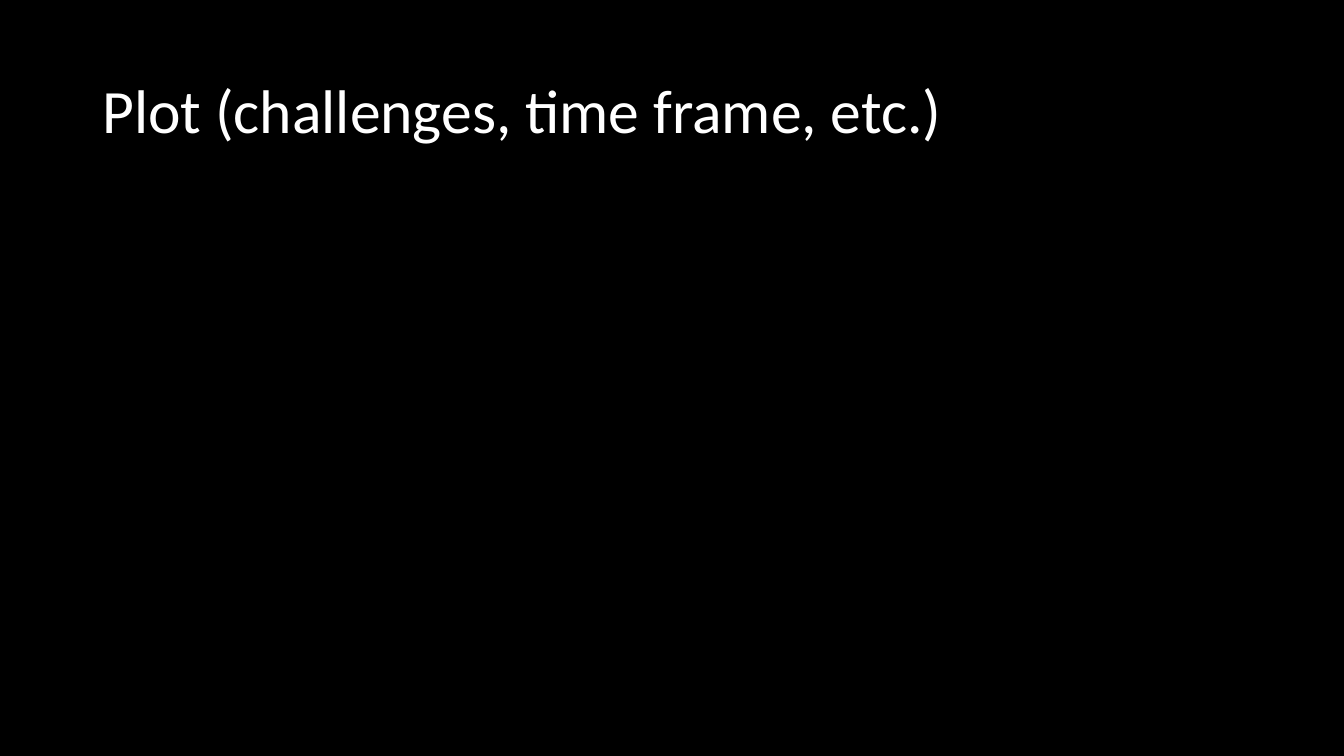
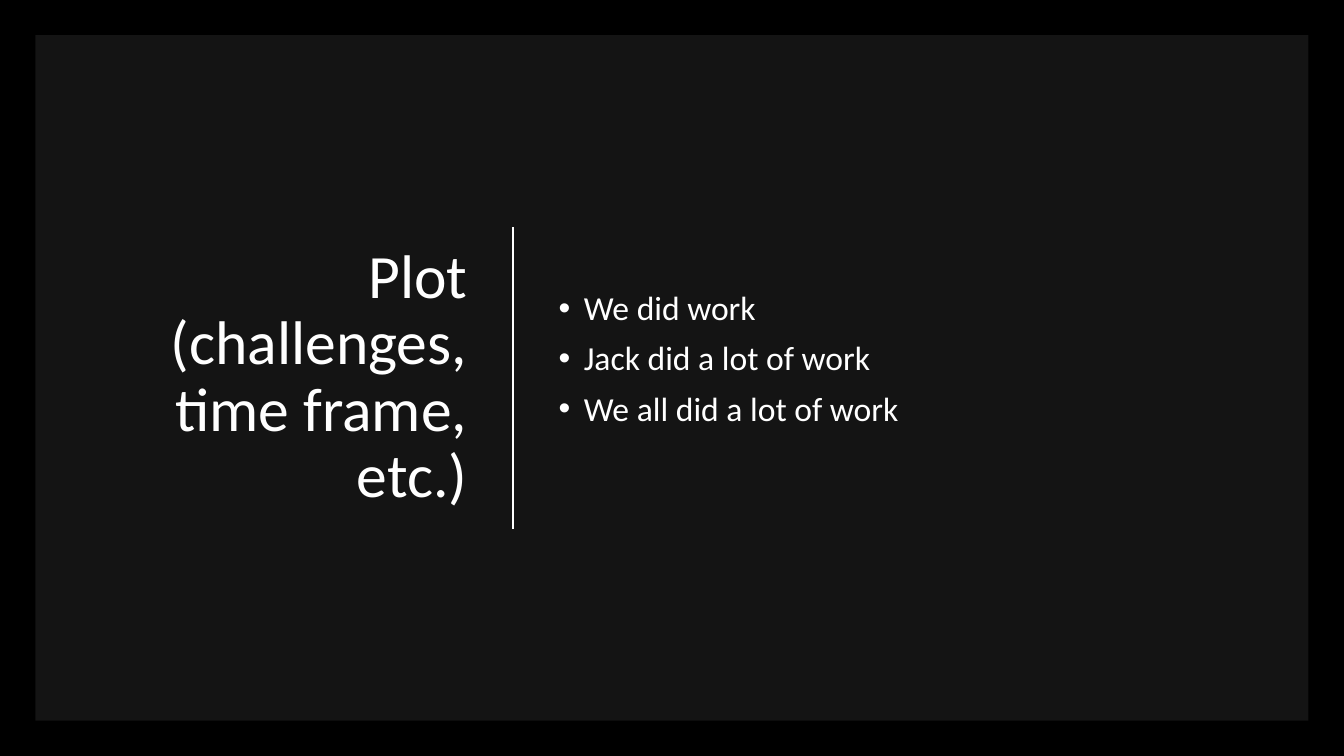
Before and after one commit to TTTriplicate/DnDCharGenerator, a slide deck: slide 4 of DnDPresentation.pptx. Drawn at 1344x756 pixels with LibreOffice and Linux fonts; fonts in the diff are those of the drawing. Boxes give left, top, right and bottom in pixels: in the first picture for what was removed or moved away, otherwise in the second. Text is boxed around its words. In the diff, an @@ line names an element or a change of style, - is before the commit and + after.

```diff
--- a/DnDPresentation.pptx
+++ b/DnDPresentation.pptx
@@ rectangle added at bbox=[35, 35, 1309, 721], fill #FFFFFF at 8% opacity @@
@@ title "Plot (challenges, time frame, etc.)": place and size @@
-title "Plot (challenges, time frame, etc.)" at bbox=[102, 88, 941, 144]
+title "Plot (challenges, time frame, etc.)" at bbox=[171, 255, 467, 505]
@@ title "Plot (challenges, time frame, etc.)" at bbox=[171, 255, 467, 505]: alignment left to right @@
@@ line added from (513, 227) to (513, 529), #FFFFFF 1.5 pt @@
@@ text added at bbox=[584, 296, 898, 422], 24 pt, text #FFFFFF @@
+• We did work
+• Jack did a lot of work
+• We all did a lot of work
```
Also in this commit, not shown: 3 slides added, 4 slides removed, 1 other file.
